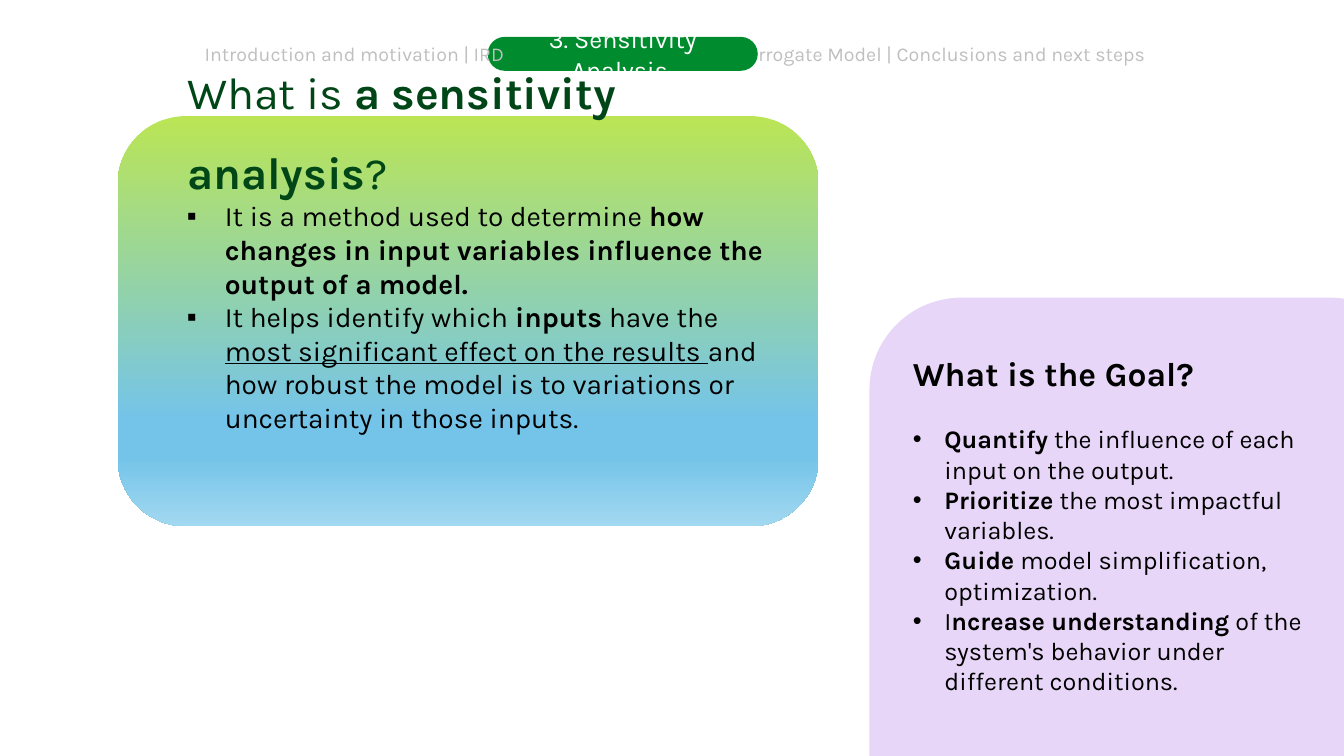
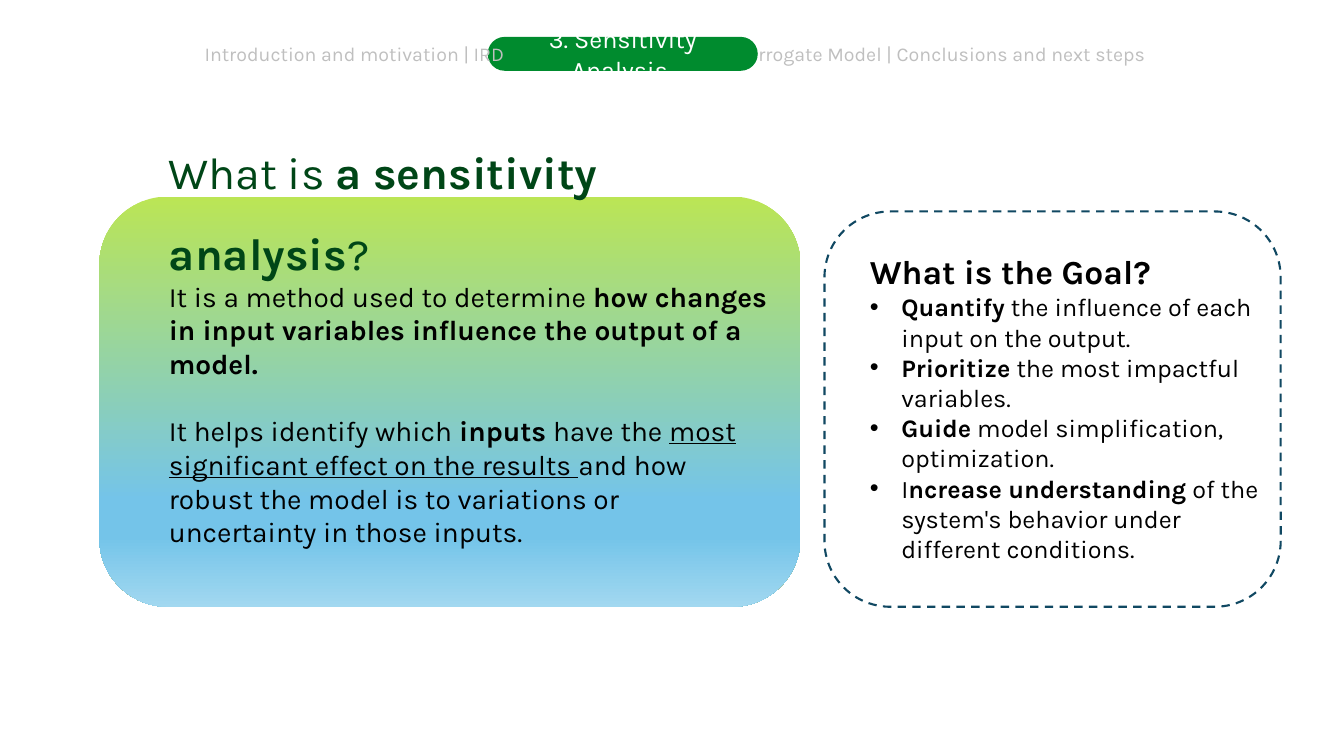
Before and after one commit to DejvisT/Sensitivity-Analysis-and-Surrogate-Modeling-of-PEM-Fuel-Cells, a slide deck: slide 19 of final_presentation_v1.pptx. Drawn at 1344x756 pixels with LibreOffice and Linux fonts; fonts in the diff are those of the drawing; background and template pictures are left out. Boxes give left, top, right and bottom in pixels: in the first picture for what was removed or moved away, otherwise in the second. Text is boxed around its words. In the diff, an @@ line names an element or a change of style, - is before the commit and + after.

```diff
--- a/final_presentation_v1.pptx
+++ b/final_presentation_v1.pptx
@@ rounded rectangle "What is a sensitivity analysis?": place and size @@
-rounded rectangle "What is a sensitivity analysis?" at <box>118,116,820,526</box>
+rounded rectangle "What is a sensitivity analysis?" at <box>100,197,802,607</box>
@@ rounded rectangle: place and size @@
-rounded rectangle at <box>870,297,1344,756</box>
+rounded rectangle at <box>825,212,1281,607</box>
@@ rounded rectangle at <box>825,212,1281,607</box>: fill #B278E6 at 30% opacity to none; outline none to #104862 1.5 pt dashed @@
@@ text "What is the Goal?" rewrapped from <box>913,362,1302,691</box> to <box>870,260,1259,559</box> @@
@@ text in rounded rectangle at <box>169,287,767,549</box>: bullet ▪ to none @@
```
Also in this commit, not shown: 11 other slides changed, 4 slides added, 1 slide removed.
